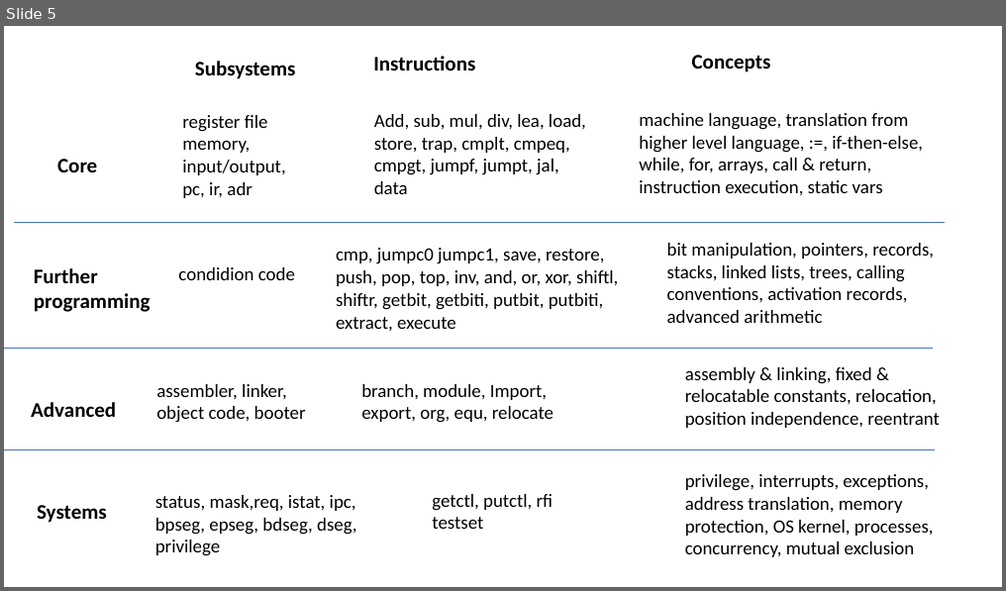
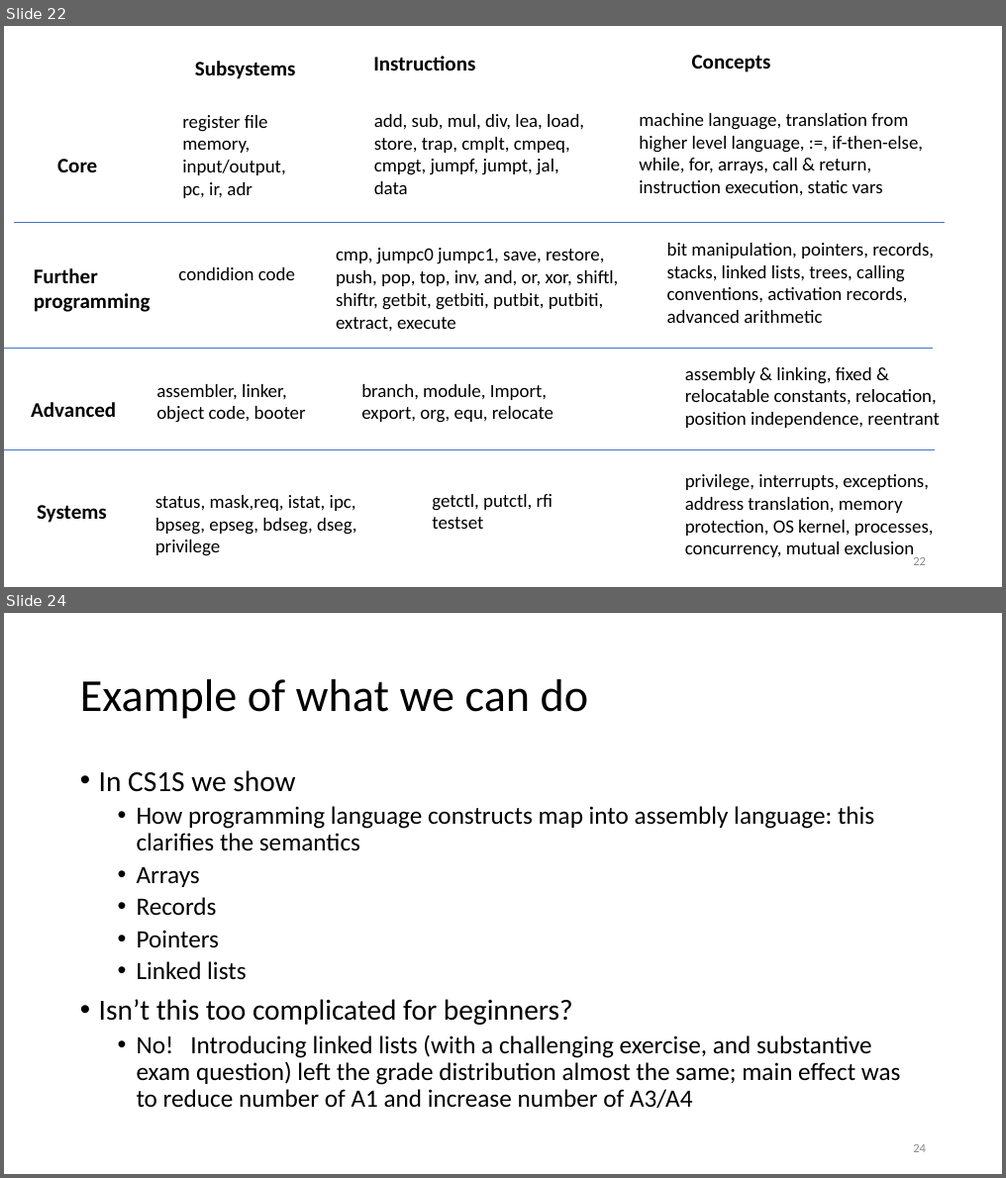
Before and after one commit to jtod/jtod.github.io, a slide deck: home/Sigma16/dev/docs/papers/Computer systems with Sigma16 and Hydra.pptx. Shown one above the other, each under a label of ours: slide 5 before the commit, slides 22 and 24 after it; the slides between them are not shown. The pictures are 1006x591 and 1006x1178 pixels, drawn with LibreOffice and Linux fonts; fonts in the diff are those of the drawing. Boxes give left, top, right and bottom in pixels: in the first picture for what was removed or moved away, otherwise in the second. Text is boxed around its words. In the diff, an @@ line names an element or a change of style, - is before the commit and + after.

```diff
--- a/home/Sigma16/dev/docs/papers/Computer systems with Sigma16 and Hydra.pptx
+++ b/home/Sigma16/dev/docs/papers/Computer systems with Sigma16 and Hydra.pptx
@@ slide 24 added at (4, 613, 1002, 1174), background #FFFFFF @@
@@ title added at (80, 679, 589, 719), 44 pt, text #000000 @@
+Example of what we can do
@@ text added at (99, 770, 901, 1108), 24 pt, text #000000 @@
+• In CS1S we show
+  • How programming language constructs map into assembly language: this clarifies the semantics
+  • Arrays
+  • Records
+  • Pointers
+  • Linked lists
+• Isn’t this too complicated for beginners?
+  • No! Introducing linked lists (with a challenging exercise, and substantive exam question) left the grade distribution almost the same; main effect was to reduce number of A1 and increase number of A3/A4
@@ page number added at (913, 1145, 926, 1153), 12 pt, text #8C8C8C @@
+24
@@ what was slide 5 is now slide 22 @@
@@ slide 22 changed as well @@
@@ text at (374, 114, 584, 194): text changed @@
-Add, sub, mul, div, lea, load, store, trap, cmplt, cmpeq, cmpgt, jumpf, jumpt, jal, data
+add, sub, mul, div, lea, load, store, trap, cmplt, cmpeq, cmpgt, jumpf, jumpt, jal, data
@@ page number added at (913, 558, 926, 566), 12 pt, text #8C8C8C @@
+22
```
Also in this commit, not shown: 2 other slides changed, 24 other slides added, 1 slide removed, 11 other files.
